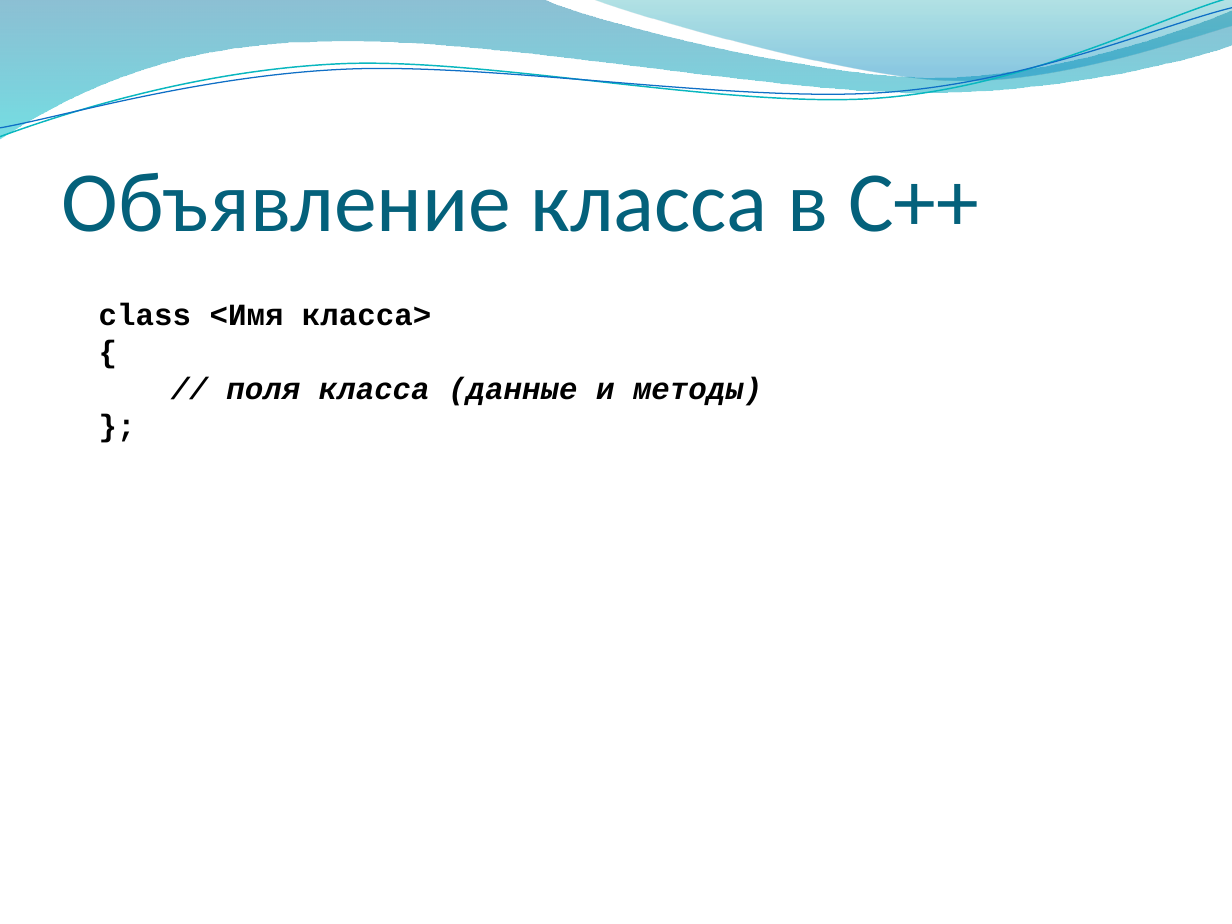
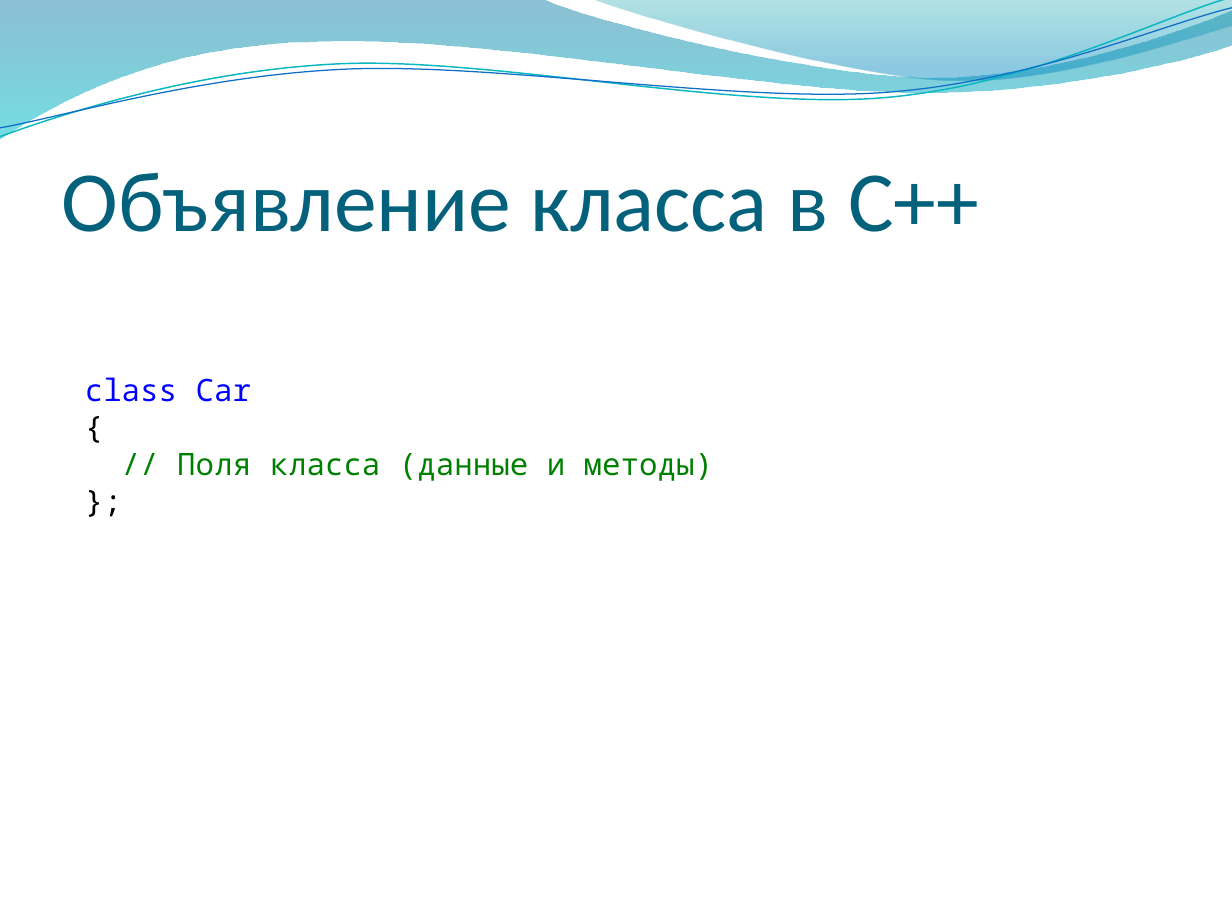
Before and after one commit to alexey-malov/oop, a slide deck: slide 4 of lectures/02/Основы ООП.pptx. Drawn at 1232x924 pixels with LibreOffice and Linux fonts; fonts in the diff are those of the drawing; background and template pictures are left out. Boxes give left, top, right and bottom in pixels: in the first picture for what was removed or moved away, otherwise in the second. Text is boxed around its words. In the diff, an @@ line names an element or a change of style, - is before the commit and + after.

```diff
--- a/lectures/02/Основы ООП.pptx
+++ b/lectures/02/Основы ООП.pptx
@@ text "class Car": place and size @@
-text "class Car" at [99,303,762,406]
+text "class Car" at [85,377,713,481]
@@ text "class Car" at [85,377,713,481]: font Courier New to Noto Sans Mono, bold off in "{", "};" @@
@@ text at [85,377,251,402]: text changed; font Courier New to Noto Sans Mono; text colour #000000 to #0000FF; bold off @@
-class <Имя класса>
+class Car
@@ text at [177,453,713,481]: text changed; font Courier New to Noto Sans Mono; text colour #000000 to #008000; bold off; italic off @@
-// поля класса (данные и методы)
+// Поля класса (данные и методы)
```
Also in this commit, not shown: 9 other slides changed, 3 slides added, 2 slides removed.
